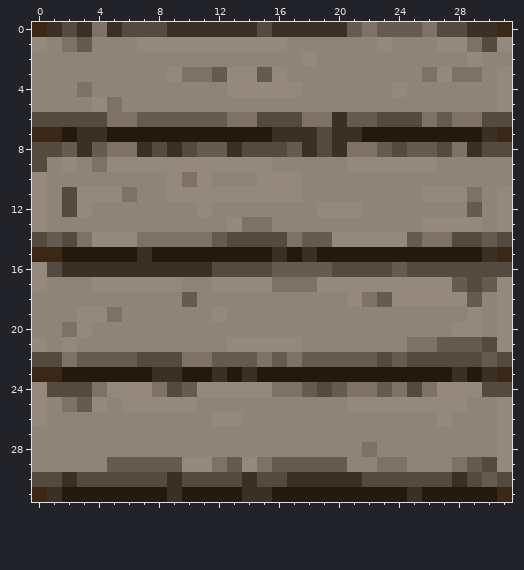
A pixel-art sprite gets an edit: Assets/Sprites/planks.png. The picture above is the old version.
The file is 32x32 pixels. Colours within 5 levels of each other are drawn and written as one.
The result:
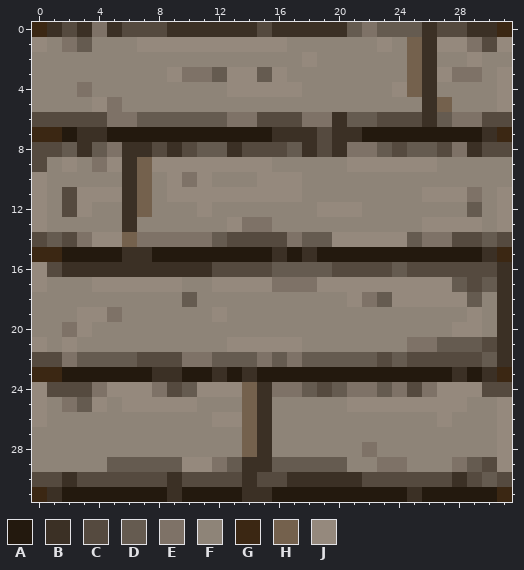
Palette (. is transparent): A #23190e  B #3b3025  C #554a3f  D #655b50  E #7e7267  F #8e8478  G #3b2713  H #74614d  J #95897d
The exact change:
Colour A becomes colour B in row 15 at x 6.
Colour C becomes colour B in row 16 at x 31; in row 22 at x 31.
Colour E becomes colour B in row 0 at x 26; in row 3 at x 26; in row 6 at x 26; in row 8 at x 6; in row 11 at x 6; in row 29 at x 15.
Colour F becomes colour B in rows 1 to 2 at x 26; in rows 4 to 5 at x 26; in row 10 at x 6; in rows 12 to 13 at x 6; in rows 25 to 28 at x 15.
Colour J becomes colour B in row 9 at x 6; in rows 17 to 21 at x 31; in row 24 at x 15; in row 29 at x 14.
Colour F becomes colour H in rows 1 to 4 at x 25; in row 5 at x 27; in rows 10 to 12 at x 7; in rows 25 to 28 at x 14.
Colour J becomes colour H in row 9 at x 7; in row 14 at x 6; in row 24 at x 14.
